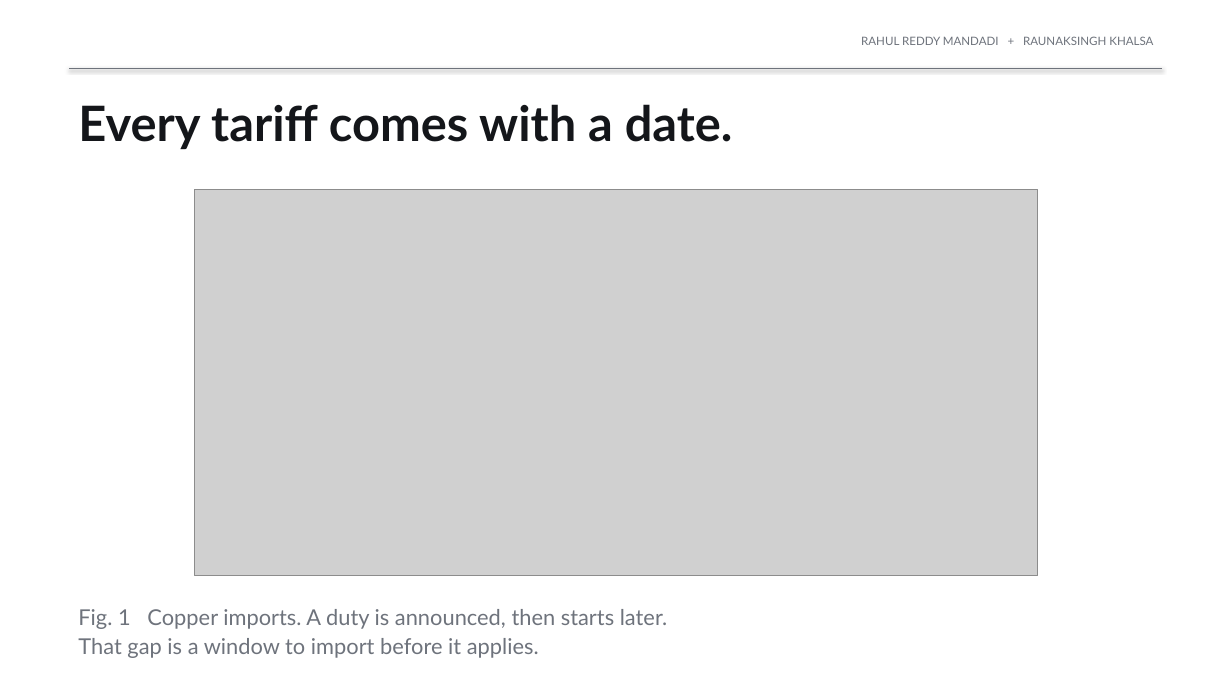
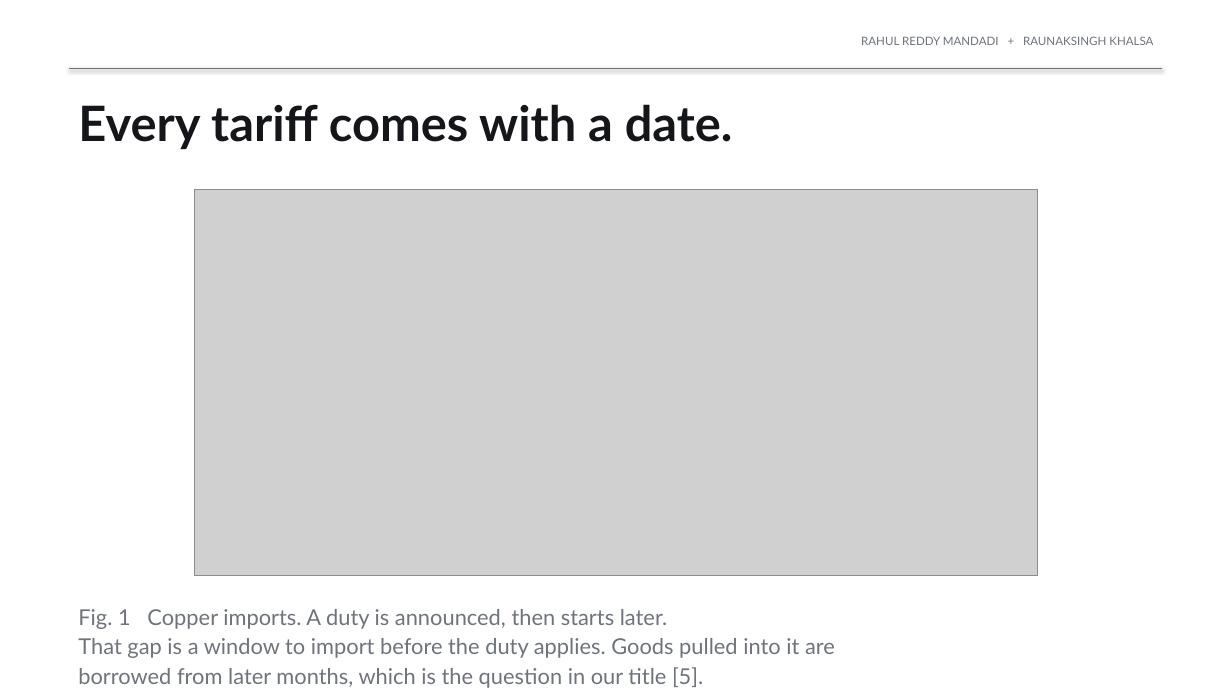
Before and after one commit to rahul-mandadi/tariff-rush, a slide deck: slide 2 of slides/Mandadi_Khalsa_Presentation1.pptx. Drawn at 1232x693 pixels with LibreOffice and Linux fonts; fonts in the diff are those of the drawing; grey boxes stand for pictures. Boxes give left, top, right and bottom in pixels: in the first picture for what was removed or moved away, otherwise in the second. Text is boxed around its words. In the diff, an @@ line names an element or a change of style, - is before the commit and + after.

```diff
--- a/slides/Mandadi_Khalsa_Presentation1.pptx
+++ b/slides/Mandadi_Khalsa_Presentation1.pptx
@@ text at [78,638,835,688]: text changed @@
-That gap is a window to import before it applies.
+That gap is a window to import before the duty applies. Goods pulled into it are
+borrowed from later months, which is the question in our title [5].
```
Also in this commit, not shown: 8 other slides changed, 3 other files.
